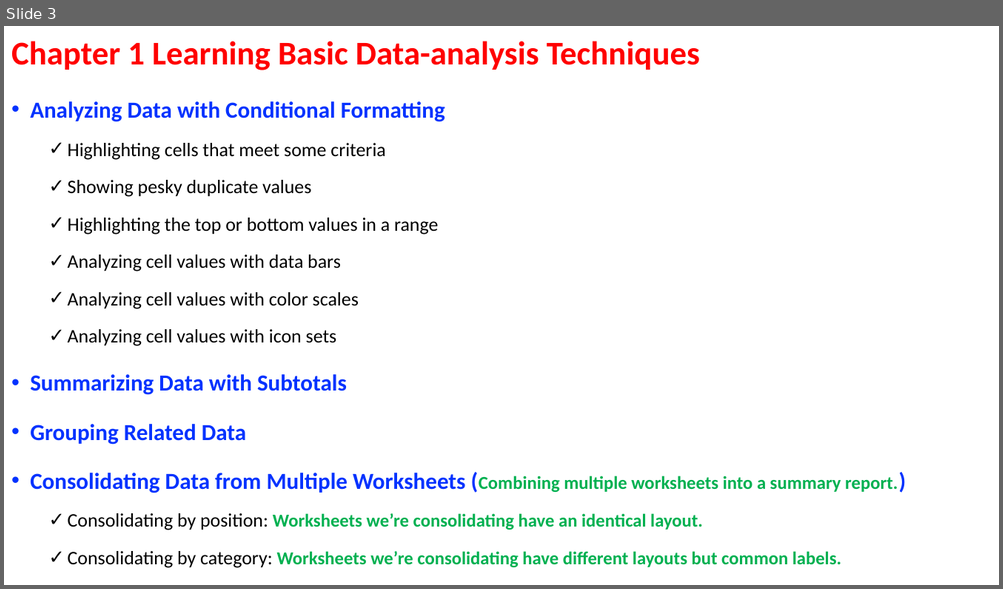
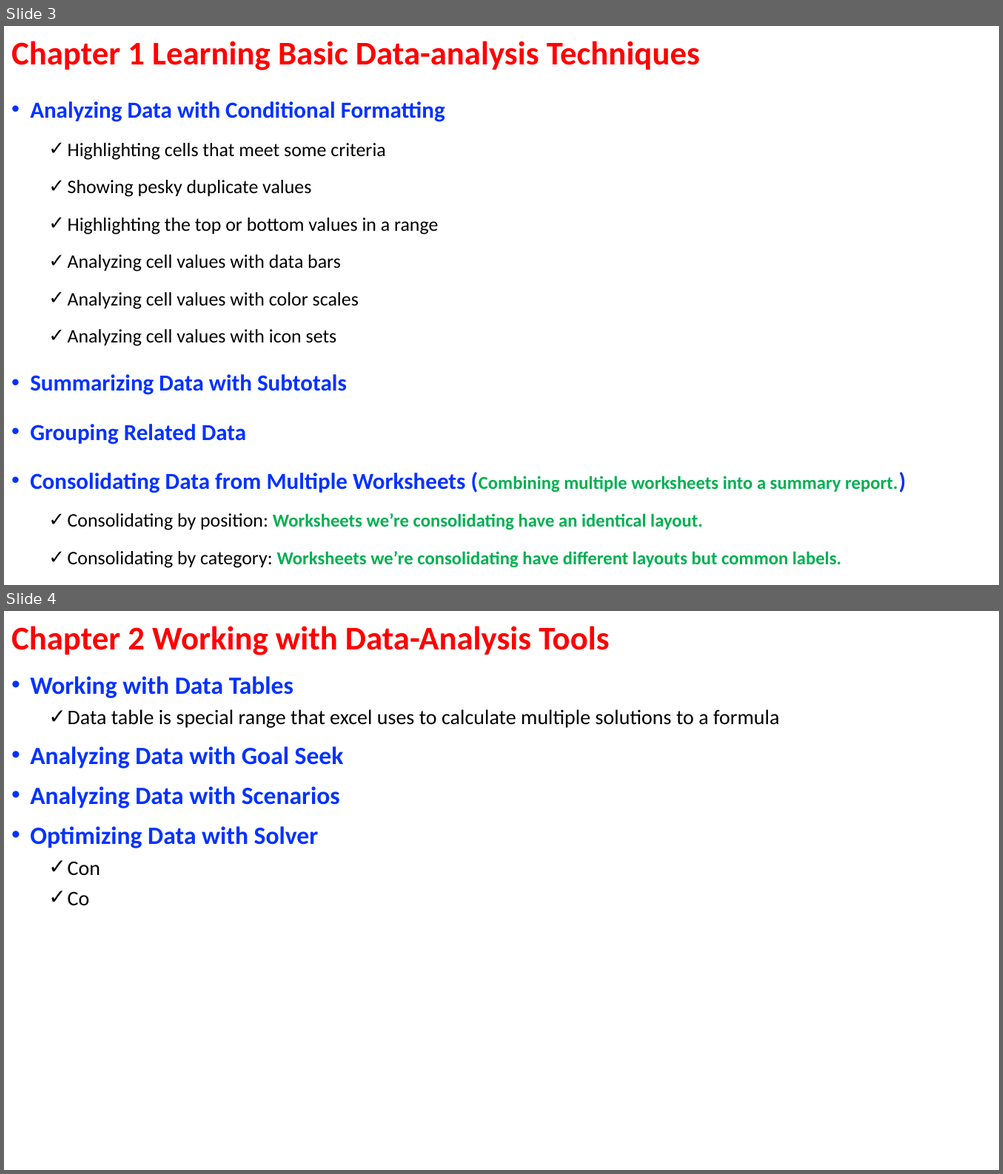
Before and after one commit to ArielMei/arielmei.github.io, a slide deck: EXCEL/ExcelDataAnalysisFD_Examples/Excel data analysis for dummies Outline.pptx. Shown one above the other, each under a label of ours: slide 3 before the commit, slides 3 and 4 after it. The pictures are 1003x589 and 1003x1174 pixels, drawn with LibreOffice and Linux fonts; fonts in the diff are those of the drawing. Boxes give left, top, right and bottom in pixels: in the first picture for what was removed or moved away, otherwise in the second. Text is boxed around its words. In the diff, an @@ line names an element or a change of style, - is before the commit and + after.

```diff
--- a/EXCEL/ExcelDataAnalysisFD_Examples/Excel data analysis for dummies Outline.pptx
+++ b/EXCEL/ExcelDataAnalysisFD_Examples/Excel data analysis for dummies Outline.pptx
@@ slide 4 added at (4, 611, 999, 1170), background #FFFFFF @@
@@ title added at (11, 626, 609, 655), 32 pt, text #FF0000, bold @@
+Chapter 2 Working with Data-Analysis Tools
@@ text added at (30, 676, 780, 906), 24 pt, text #0432FF, bold @@
+• Working with Data Tables
+  ✓ Data table is special range that excel uses to calculate multiple solutions to a formula
+• Analyzing Data with Goal Seek
+• Analyzing Data with Scenarios
+• Optimizing Data with Solver
+  ✓ Con
+  ✓ Co
```
Also in this commit, not shown: 2 other files.
